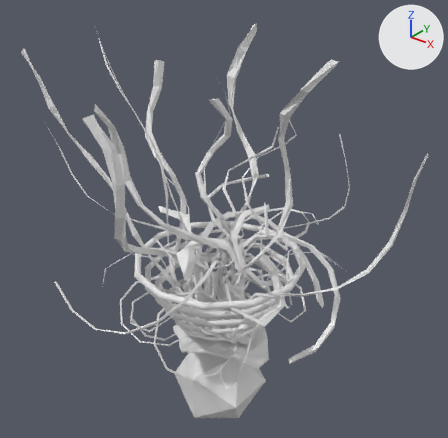
One commit to the OBJ model Assets/Models/Shoulder/epaule_0020.obj: the scene before it, then after it.
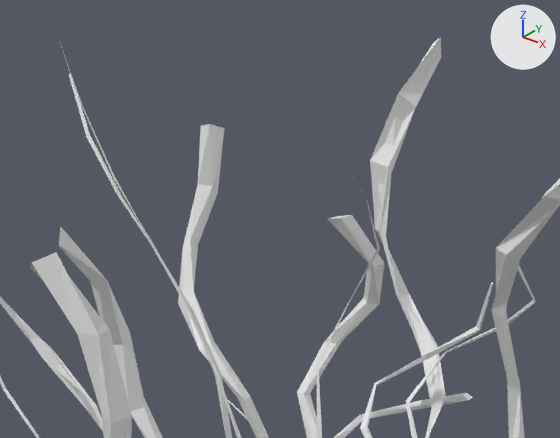
Each version is shown whole from a 50 mm camera at (1.082, -1.327, 1.226) aimed at (-0.026, 0.057, 0.368), then close up on the part from 15% to 69% of the width and 2% to 44% of the height. The lights are fixed; the arrows at upper right show +X, +Y and +Z. Where no turn or scale is listed for an object, it has been applied to the vertices. Vertices at the same position are counted once.

Names of what the first close-up shows: 'epaule_0020'.
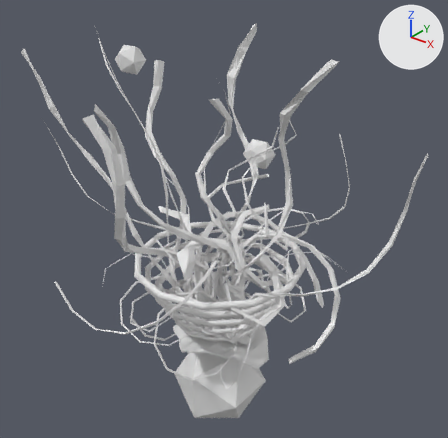
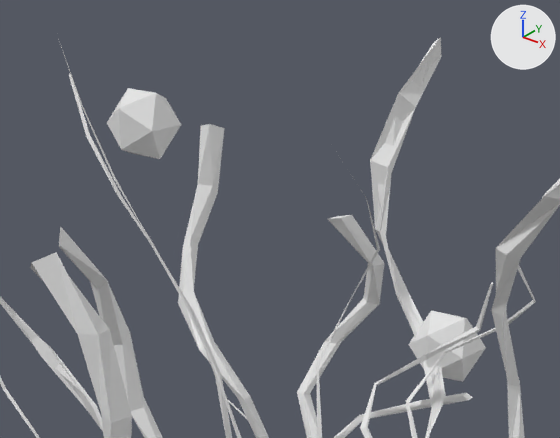
What differs and where, as boxes (x1, y1, x2, y2) in the close-ups (560 x 438 px):
part 1 of me_epaule_0020, added
    after: (408, 310, 486, 382)
part 2 of me_epaule_0020, added
    after: (107, 88, 181, 159)

The edits, one by one:
me_epaule_0020 has 2614 vertices, 4313 faces and spans x -0.665..0.598, y -0.467..0.488, z -0.353..0.961.
me_epaule_0020 is used by ob_epaule_0020; location (0.0, 0.0, 0.0).
me_epaule_0020 part 1: a new loose piece, an icosphere of 20 faces spanning x -0.152..-0.054, y 0.301..0.399, z 0.435..0.534.
me_epaule_0020 part 2: a new loose piece, an icosphere of 20 faces spanning x -0.389..-0.305, y -0.043..0.042, z 0.792..0.877.
